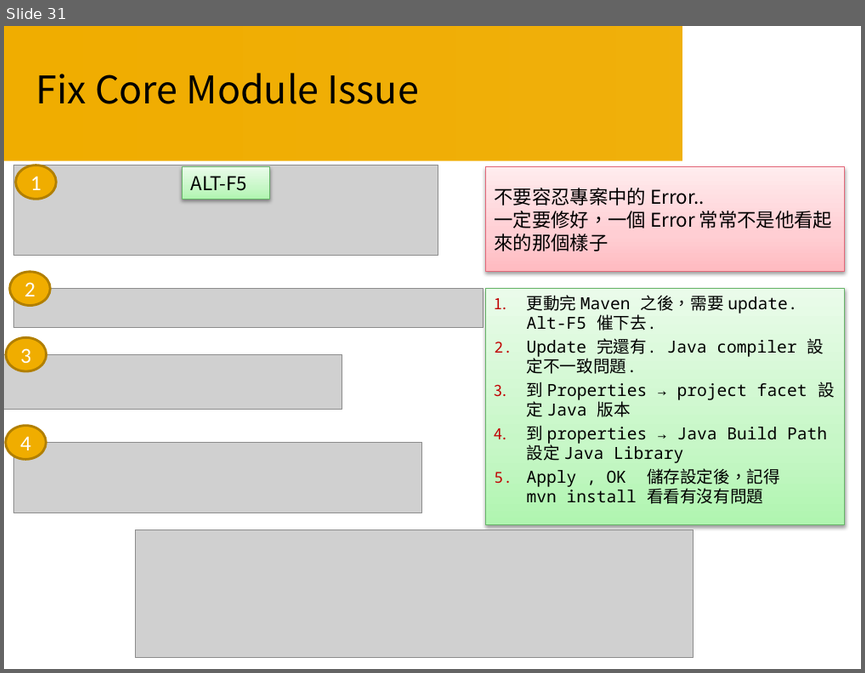
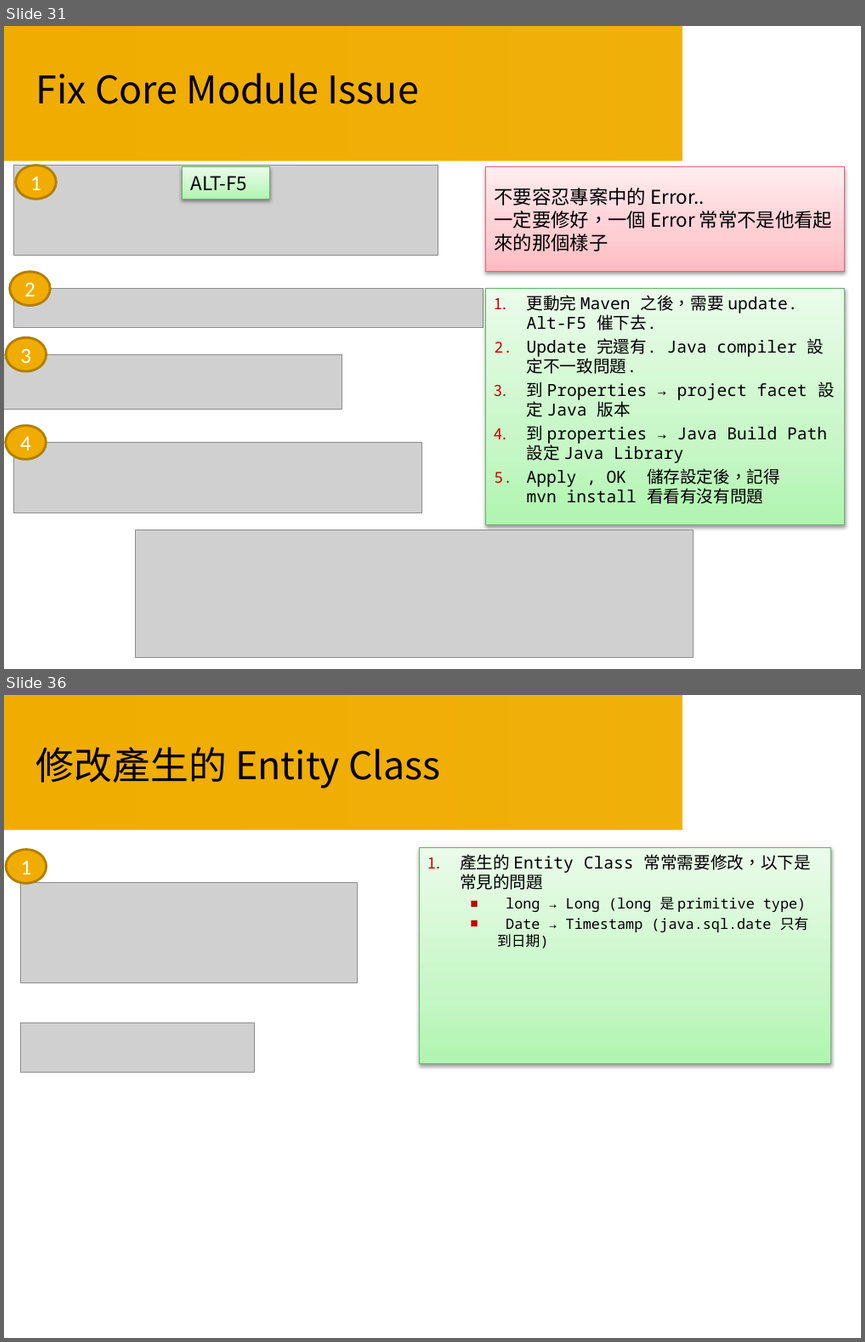
Before and after one commit to Smoker21/Course, a slide deck: Course05/Java Course 05.pptx. Shown one above the other, each under a label of ours: slide 31 before the commit, slides 31 and 36 after it; the slides between them are not shown. The pictures are 865x673 and 865x1342 pixels, drawn with LibreOffice and Linux fonts; fonts in the diff are those of the drawing; grey boxes stand for pictures; background and template pictures are left out. Boxes give left, top, right and bottom in pixels: in the first picture for what was removed or moved away, otherwise in the second. Text is boxed around its words. In the diff, an @@ line names an element or a change of style, - is before the commit and + after.

```diff
--- a/Course05/Java Course 05.pptx
+++ b/Course05/Java Course 05.pptx
@@ slide 36 added at <box>4,695,861,1338</box>, background #FFFFFF; not listed: 1 template element that a slide beside it also shows @@
@@ title added at <box>36,747,440,789</box>, 32 pt, text #000000 @@
+修改產生的 Entity Class
@@ rectangle added at <box>419,847,830,1063</box>, fill gradient #B0F6B1 to #C8F8C8 to #E9FDE9, outline #67B569 0.75 pt, 12 pt, text #000000 @@
+1. 產生的 Entity Class 常常需要修改，以下是常見的問題
+  ■ long → Long (long 是 primitive type)
+  ■ Date → Timestamp (java.sql.date 只有到日期)
@@ ellipse added at <box>6,849,46,883</box>, fill #F0AD00, outline #B28000 2 pt, 18 pt, text #FFFFFF @@
+1
@@ picture added at <box>21,883,358,983</box> @@
@@ picture added at <box>21,1022,255,1072</box> @@
```
Also in this commit, not shown: 4 slides changed, 5 other slides added, 1 slide removed, 9 other files.
